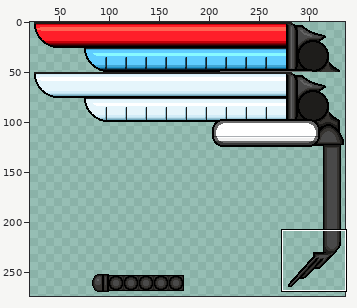
Sprite sheet: Test/Content/creaturebarflipped.png. The picture above shows the old version from afar; the outline marks the close-up.
Close-up. The starting point:
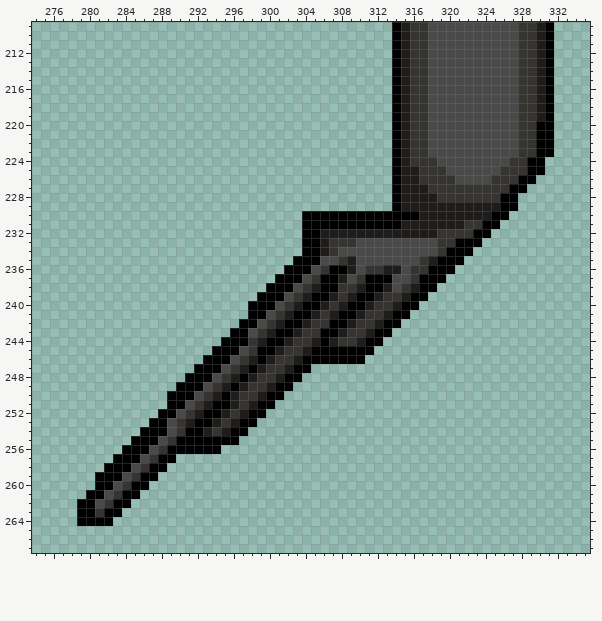
The file is 336x280 pixels. Colours within 5 levels of each other are drawn and written as one. Shown: x 274..335, y 209..267. The wide view leaves out empty margins.
And afterwards:
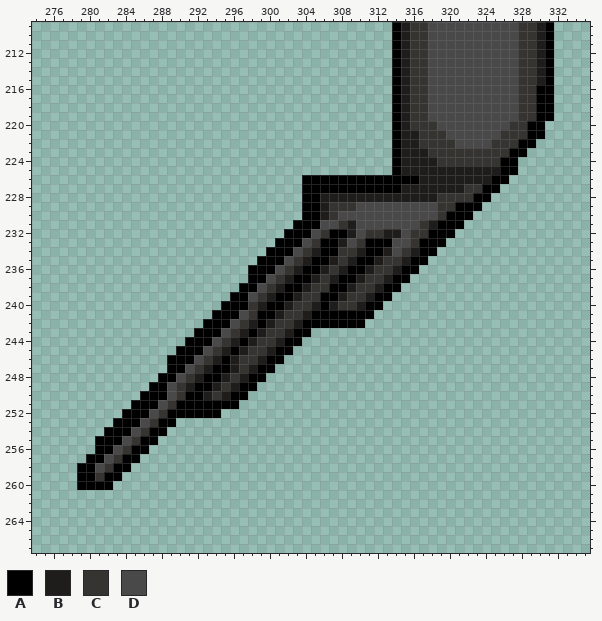
Palette (. is transparent): A #000000  B #1e1d1b  C #363431  D #494949
Diff:
Changed rows in their new state; - is an unchanged pixel.
first column x 279:
216 ---------------------------------------------------A-
217 ---------------------------------------------------A-
218 ---------------------------------------------------A-
219 ---------------------------------------------------A-
220 ---------------------------------------C--------C-A-.
221 -------------------------------------B-CC------CC-A-.
222 -------------------------------------B-CCC----CCCAA..
223 -------------------------------------BBCCCCCCCCCAA...
224 -------------------------------------BBBCCCCCCCAA...-
225 --------------------------------------BBBBBBBBBAA...-
226 -------------------------AAAAAAAAAA-AABBBBBBBBAA...--
227 -------------------------AAAAAAAAAA----BBBB--AA...---
228 -------------------------AABBBBBBBBB--------AA...----
229 -------------------------AABCCCDDDDDDDDDCCAAA....----
230 ---------------------------BCDDDDDDDDDDDCAAA....-----
231 ------------------------A--DDCBDDDDDDDC-AAA....------
232 -----------------------AA-DCAA-DCC--DCCAAA....-------
233 ----------------------AAADCAABDCAAA--CAAA....--------
234 ---------------------AAADCBAACCBAAB-CBAA....---------
235 --------------------AAADCB-AB--AABCCBAA....----------
236 -------------------AAADCB-ABCBAAB-C-AA....-----------
237 -------------------AADCB-ABCBAABCCBAA....------------
238 ------------------AADCB-ABCC-ABCCBAA....-------------
239 -----------------AADCB-ABCC-ABCCBAA....--------------
240 ----------------AAACB-ABCCBABCCBAA....---------------
241 ---------------AAADC-ABCCBAAA--AA....----------------
242 --------------AAADCBABCCBAAA--AA....-----------------
243 -------------AAADCBABCCBAA.........------------------
244 ------------AAADCB-BCCBAA.........-------------------
245 -----------AAADCB-B-CBAA.........--------------------
246 ----------AAADCB-B-CBAA.........---------------------
247 ----------AADCB-ABCBAA....---------------------------
248 ---------AADCB-ABCBAA....----------------------------
249 --------AADCB-ABCBAA....-----------------------------
250 -------AAADC-ABCBAA....------------------------------
251 ------AAADC-AAA--A....-------------------------------
252 -----AAADC-AAA--.....--------------------------------
253 ----AAADC-A.........---------------------------------
254 ---AAADC--.........----------------------------------
255 --AAADC--.........-----------------------------------
256 --AADC--........-------------------------------------
257 -AADC--....------------------------------------------
258 AADC--....-------------------------------------------
259 AAC--....--------------------------------------------
260 AA--....---------------------------------------------
261 -......----------------------------------------------
262 ......-----------------------------------------------
263 .....------------------------------------------------
264 ....-------------------------------------------------
Where, in picture pixels (left, top, right, bottom), the same in both close-ups:
changed: (77, 85, 554, 526)
